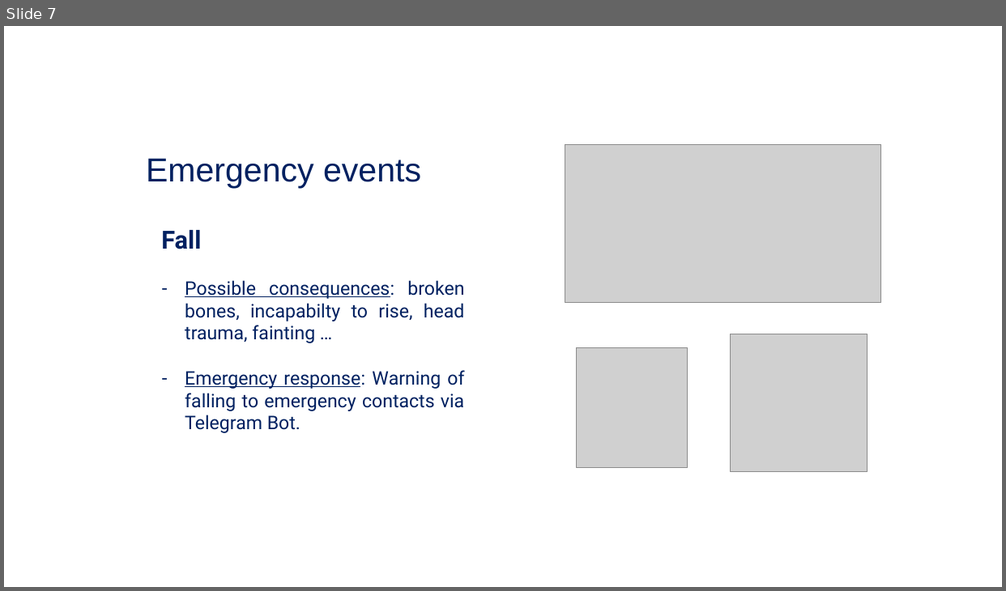
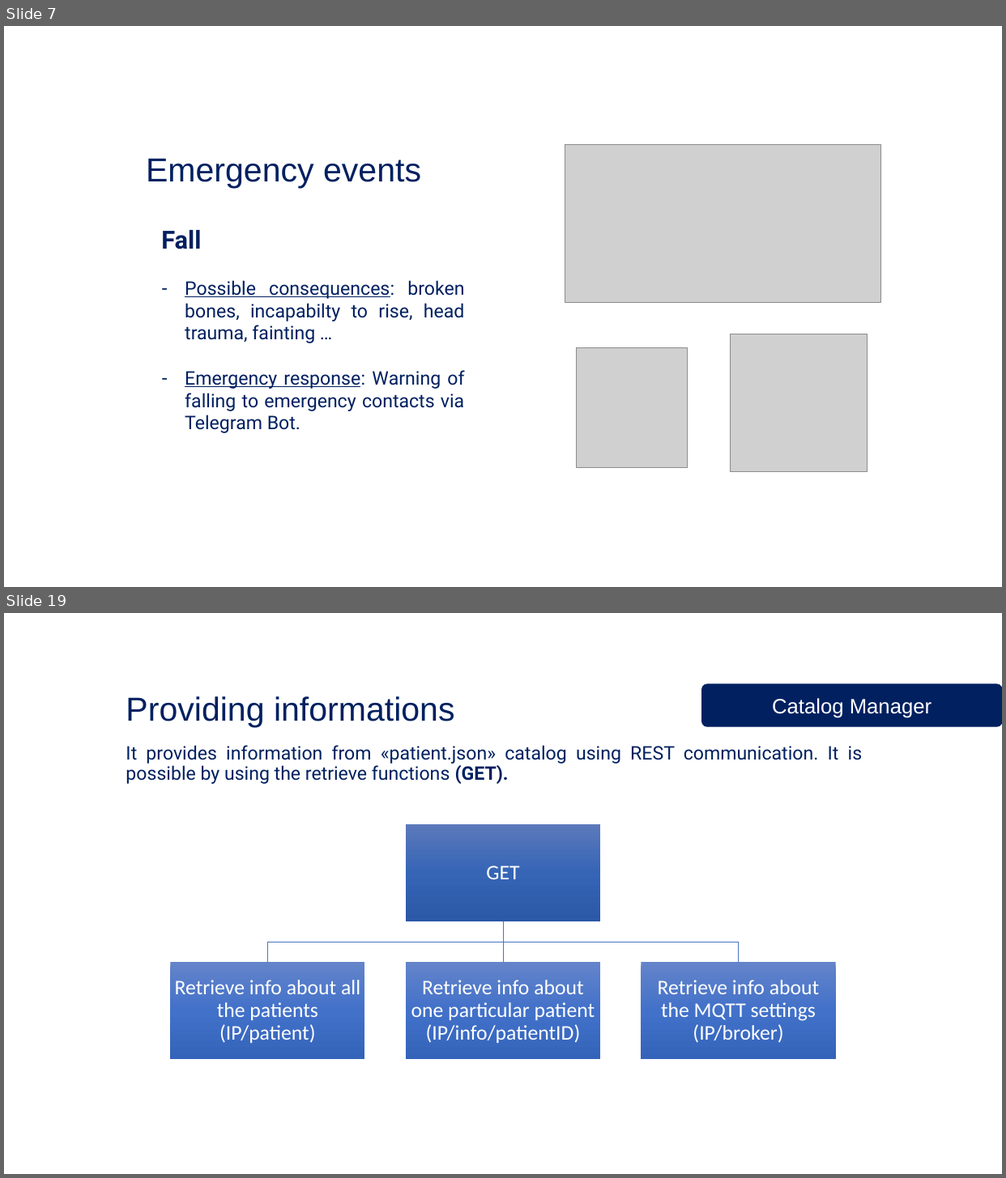
Before and after one commit to Checco1/IoT_Parkinson_Project, a slide deck: ParkinsonPal.pptx. Shown one above the other, each under a label of ours: slide 7 before the commit, slides 7 and 19 after it; the slides between them are not shown. The pictures are 1006x591 and 1006x1178 pixels, drawn with LibreOffice and Linux fonts; fonts in the diff are those of the drawing; grey boxes stand for pictures; background and template pictures are left out. Boxes give left, top, right and bottom in pixels: in the first picture for what was removed or moved away, otherwise in the second. Text is boxed around its words. In the diff, an @@ line names an element or a change of style, - is before the commit and + after.

```diff
--- a/ParkinsonPal.pptx
+++ b/ParkinsonPal.pptx
@@ slide 19 added at (4,613,1002,1174), background picture (left out); not listed: 1 template element that a slide beside it also shows @@
@@ rounded rectangle added at (702,684,1002,726), fill #002060, outline #002060 1 pt, 20 pt, text #FFFFFF @@
+Catalog Manager
@@ text added at (126,696,455,728), 32 pt, text #002060 @@
+Providing informations
@@ text added at (126,745,863,784), 18 pt, text #002060 @@
+It provides information from «patient.json» catalog using REST communication. It is possible by using the retrieve functions (GET).
@@ group added at (170,824,836,1060): 4 rectangles, 4 texts, 3 freeform shapes @@
+GET
+Retrieve info about all the patients (IP/patient)
+Retrieve info about one particular patient (IP/info/patientID)
+Retrieve info about the MQTT settings (IP/broker)
```
Also in this commit, not shown: 3 slides changed, 28 other slides added.
